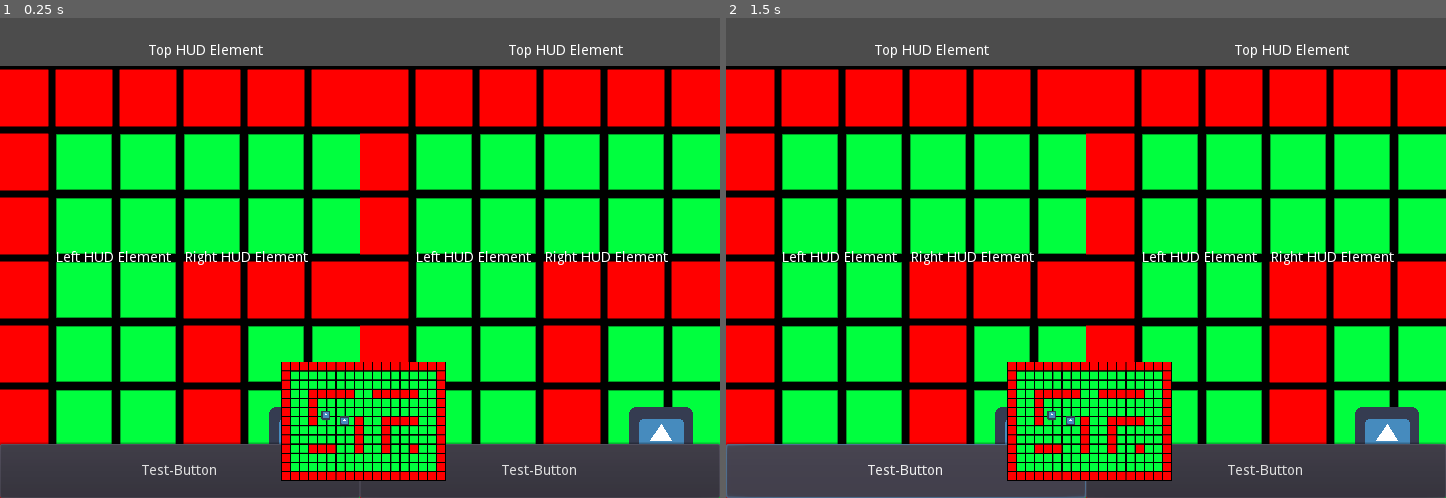
Above: before the commit, frames 1-2 (left to right).
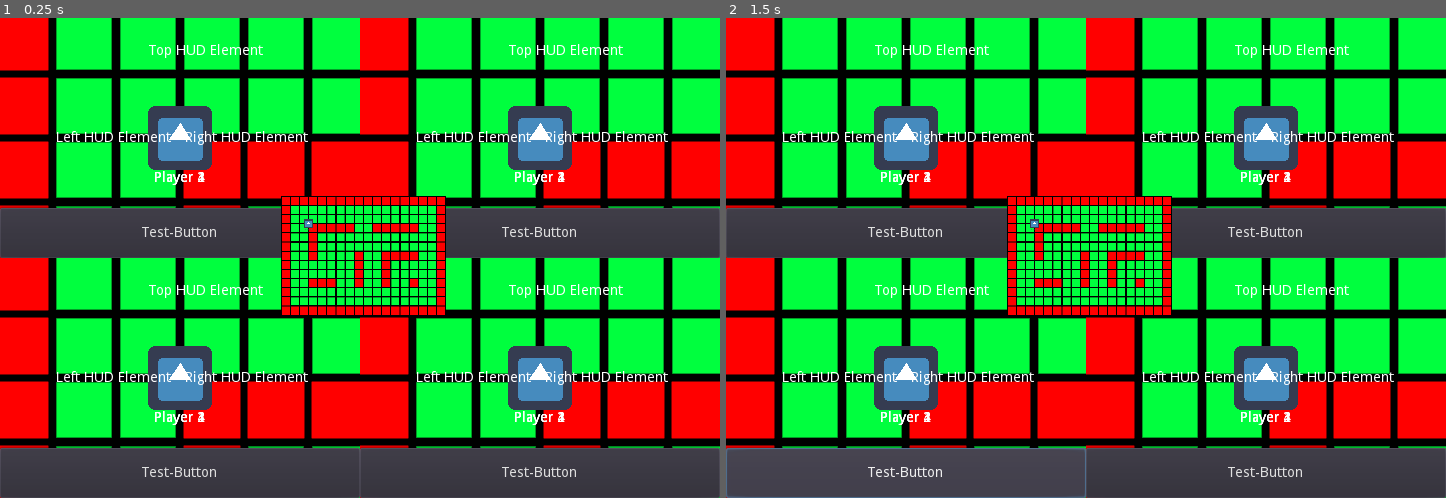
Above: after the commit, the same moments.

Repository: KingMalur/Godot-3.4.3_Getting-Started
Game: Godot game, scene res://Main.tscn
Same seed, same stepped clock (60 frames per second), same inputs: the game is played once before the commit and once after it. The engine's default icon, where the game draws it, is replaced by a stand-in: a white triangle on a blue panel in a dark square.
Inputs:
- Up to frame 1 (0.25 s): no input
- Up to frame 2 (1.5 s): click "Test-Button" at 0.5 s; click "Test-Button" at 1.25 s

The runs differ from the first frame. In frame 1, 65% of the frame differs, in the area x 0-100%, y 0-97%; in frame 2, 65%.

Commit message:
Finalize dynamic splitscreen
Works for up to 4 players but only because I was lazy and did not create
more inputs in the InputMap..

If the numbers of players are uneven the minimap gets set as the last
viewport.

Known problems:
  - Players cameras don't scale for window_size
  - Players > 4 can't move
  - Minimap camera doesn't scale
  - HUD doesn't scale

Diff:
--- /dev/null
+++ b/Tutorials/2D/Split Screen/Level.gd
@@ -0,0 +1,11 @@
+extends Node
+
+export (PackedScene) var player_scene
+
+
+func initialize(num_players):
+	for number in range(1, num_players + 1):
+		var player = player_scene.instance()
+		player.name = "Player%s" % number
+		player.id = number
+		add_child(player)
--- a/Tutorials/2D/Split Screen/Level.tscn
+++ b/Tutorials/2D/Split Screen/Level.tscn
@@ -1,8 +1,9 @@
-[gd_scene load_steps=5 format=2]
+[gd_scene load_steps=6 format=2]
 
 [ext_resource path="res://Player.tscn" type="PackedScene" id=1]
 [ext_resource path="res://grass.png" type="Texture" id=2]
 [ext_resource path="res://wall.png" type="Texture" id=3]
+[ext_resource path="res://Level.gd" type="Script" id=4]
 
 [sub_resource type="TileSet" id=1]
 0/name = "grass.png 0"
@@ -77,16 +78,10 @@
 4/z_index = 0
 
 [node name="Level" type="Node"]
+script = ExtResource( 4 )
+player_scene = ExtResource( 1 )
 
 [node name="TileMap" type="TileMap" parent="."]
 tile_set = SubResource( 1 )
 format = 1
 tile_data = PoolIntArray( -131075, 3, 0, -131074, 3, 0, -131073, 3, 0, -196608, 3, 0, -196607, 3, 0, -196606, 3, 0, -19 …(3116 unchanged characters)…
-
-[node name="Player1" parent="." instance=ExtResource( 1 )]
-position = Vector2( 121, 181 )
-player = 1
-
-[node name="Player2" parent="." instance=ExtResource( 1 )]
-position = Vector2( 252, 220 )
-player = 2
--- a/Tutorials/2D/Split Screen/Main.gd
+++ b/Tutorials/2D/Split Screen/Main.gd
@@ -1,52 +1,67 @@
 extends Node
+
+# Works for max 4 players right now since I only have 4 input profiles
+# If you do set it > 4 players with ids > 4 can't move..
+export var num_players: int
 
 export (PackedScene) var viewport_scene
 export (PackedScene) var level_scene
 
-onready var viewport1 = $SplitScreenContainer/ViewportContainer1/Viewport1
-onready var viewport2 = $SplitScreenContainer/ViewportContainer2/Viewport2
-onready var camera1 = $SplitScreenContainer/ViewportContainer1/Viewport1/Camera2D1
-onready var camera2 = $SplitScreenContainer/ViewportContainer2/Viewport2/Camera2D2
-onready var world = $SplitScreenContainer/ViewportContainer1/Viewport1/Level
-onready var button1 = $SplitScreenContainer/ViewportContainer1/Viewport1/UI
-onready var button2 = $SplitScreenContainer/ViewportContainer2/Viewport2/UI
+onready var viewport_container = $SplitScreenContainer
+onready var minimap = $MiniMap
 
-onready var viewport_container = $SplitScreenContainer
+var minimap_set = false
+
 
 func _ready():
-	var level_node
-	for number in [1, 2]:
-		var viewport = viewport_scene.instance()
-		var viewport_root = viewport.get_node("Viewport")
-
-		if number == 1:
-			var level = level_scene.instance()
-			viewport_root.add_child(level)
-			level_node = viewport_root
-			$MiniMap/Viewport.world_2d = viewport_root.world_2d
-		else:
-			viewport_root.world_2d = level_node.world_2d
-
-		var player = viewport_root.get_node("Player%s" % number)
-		var button = viewport.get_node("UI")
-		#button.player = number
-
-		viewport_container.add_child(viewport)
-
-	#button1.player_id = world.get_node("Player1").player
-	#button2.player_id = world.get_node("Player2").player
-
-	#camera1.target = world.get_node("Player1")
-	#camera2.target = world.get_node("Player2")
-	#set_camera_limits()
+	var viewports = {}
+	# Setup all viewports
+	for number in range(1, num_players + 1):
+		var viewport_obj = viewport_scene.instance()
+		var viewport = viewport_obj.get_node("Viewport")
+		viewports[number] = viewport
+		viewport_container.add_child(viewport_obj)
+	# Add Level to first viewport
+	var level = level_scene.instance()
+	level.initialize(num_players)
+	viewports[1].add_child(level)
+	# Set world of all viewports to firsts world
+	for number in range(2, num_players + 1):
+		viewports[number].world_2d = viewports[1].world_2d
+	$MiniMap/Viewport.world_2d = viewports[1].world_2d
+	# Set viewports camera to player based on id
+	for number in range(1, num_players + 1):
+		var camera = viewports[number].get_node("Camera2D")
+		camera.target = level.get_node("Player%s" % number)
+		set_camera_limits(level.get_node("TileMap"), camera)
+	# Set player numbers (ids)
+	for number in range(1, num_players + 1):
+		viewports[number].get_node("UI").initialize(number)
+	# Set grid columns to 1 if only one player plays
+	if num_players == 1:
+		viewport_container.columns = 1
 
 
-func set_camera_limits():
-	var tilemap = world.get_node("TileMap")
+func _process(_delta):
+	set_minimap_viewport()
+
+
+func set_minimap_viewport():
+	# Set MiniMap to last viewport if num_players uneven
+	if not minimap_set:
+		if num_players > 1 and num_players %2 == 1:
+			remove_child(minimap)
+			viewport_container.add_child(minimap)
+		elif num_players == 1:
+			# Just a simple hack to move it out of the middle of the screen
+			minimap.anchor_right = 1
+		minimap_set = true
+
+
+func set_camera_limits(tilemap, cam):
 	var map_limits = tilemap.get_used_rect()
 	var map_cellsize = tilemap.cell_size
-	for cam in [camera1, camera2]:
-		cam.limit_left = map_limits.position.x * map_cellsize.x
-		cam.limit_right = map_limits.end.x * map_cellsize.x
-		cam.limit_top = map_limits.position.y * map_cellsize.y
-		cam.limit_bottom = map_limits.end.y * map_cellsize.y
+	cam.limit_left = map_limits.position.x * map_cellsize.x
+	cam.limit_right = map_limits.end.x * map_cellsize.x
+	cam.limit_top = map_limits.position.y * map_cellsize.y
+	cam.limit_bottom = map_limits.end.y * map_cellsize.y
--- a/Tutorials/2D/Split Screen/Main.tscn
+++ b/Tutorials/2D/Split Screen/Main.tscn
@@ -6,6 +6,7 @@
 
 [node name="Main" type="Node"]
 script = ExtResource( 2 )
+num_players = 4
 viewport_scene = ExtResource( 5 )
 level_scene = ExtResource( 1 )
 
@@ -20,18 +21,19 @@
 
 [node name="MiniMap" type="ViewportContainer" parent="."]
 anchor_left = 0.5
-anchor_top = 1.0
+anchor_top = 0.5
 anchor_right = 0.5
-anchor_bottom = 1.0
-margin_left = -92.0
-margin_top = -149.0
-margin_right = 92.0
+anchor_bottom = 0.5
+margin_left = -100.0
+margin_top = -75.0
+margin_right = 100.0
+margin_bottom = 75.0
 size_flags_horizontal = 3
 size_flags_vertical = 3
 stretch = true
 
 [node name="Viewport" type="Viewport" parent="MiniMap"]
-size = Vector2( 184, 149 )
+size = Vector2( 200, 150 )
 transparent_bg = true
 handle_input_locally = false
 render_target_update_mode = 3
--- a/Tutorials/2D/Split Screen/Player.gd
+++ b/Tutorials/2D/Split Screen/Player.gd
@@ -7,32 +7,45 @@
 var move_up = "p%s_move_up"
 var move_down = "p%s_move_down"
 
-enum Player_Selection { P1 = 1, P2 = 2}
-export (Player_Selection) var player
+var has_move_right = false
+var has_move_left = false
+var has_move_up = false
+var has_move_down = false
+
+var id = 0
 
 
 func assign_controls():
-	move_right %= player
-	move_left %= player
-	move_up %= player
-	move_down %= player
+	move_right %= id
+	move_left %= id
+	move_up %= id
+	move_down %= id
+
+	if InputMap.get_actions().has(move_right):
+		has_move_right = true
+	if InputMap.get_actions().has(move_left):
+		has_move_left = true
+	if InputMap.get_actions().has(move_up):
+		has_move_up = true
+	if InputMap.get_actions().has(move_down):
+		has_move_down = true
 
 
 func _ready():
 	assign_controls()
-	$Label.text %= player
-	print ("Player %s" %player + " ready!")
+	$Label.text %= id
+	print ("Player %s" %id + " ready!")
 
 
 func _process(delta):
 	var dir = Vector2.ZERO
-	if Input.is_action_pressed(move_right):
+	if has_move_right and Input.is_action_pressed(move_right):
 		dir.x = 1
-	if Input.is_action_pressed(move_left):
+	if has_move_left and Input.is_action_pressed(move_left):
 		dir.x = -1
-	if Input.is_action_pressed(move_up):
+	if has_move_up and Input.is_action_pressed(move_up):
 		dir.y = -1
-	if Input.is_action_pressed(move_down):
+	if has_move_down and Input.is_action_pressed(move_down):
 		dir.y = 1
 
 	position += dir.normalized() * speed * delta
--- a/Tutorials/2D/Split Screen/Sprite.gd
+++ /dev/null
@@ -1,13 +0,0 @@
-extends Sprite
-
-var speed = 200
-var dir = Vector2.RIGHT
-
-func _process(delta):
-	if position.x > get_viewport().size.x:
-		dir = Vector2.LEFT
-	elif position.x < 0:
-		dir = Vector2.RIGHT
-
-	var velocity = speed * dir
-	position += velocity * delta
--- a/Tutorials/2D/Split Screen/UI.gd
+++ b/Tutorials/2D/Split Screen/UI.gd
@@ -3,7 +3,9 @@
 var player_id = 0
 
 
-func _ready():
+func initialize(id):
+	player_id = id
+	#warning-ignore:return_value_discarded
 	$CanvasLayer_UI/Button.connect("button_up", self, "_on_Button_button_up")
 
 
--- a/Tutorials/2D/Split Screen/UI.tscn
+++ b/Tutorials/2D/Split Screen/UI.tscn
@@ -49,5 +49,5 @@
 anchor_top = 1.0
 anchor_right = 1.0
 anchor_bottom = 1.0
-margin_top = -54.0
+margin_top = -50.0
 text = "Test-Button"
--- a/Tutorials/2D/Split Screen/Viewport.tscn
+++ /dev/null
@@ -1,28 +0,0 @@
-[gd_scene load_steps=3 format=2]
-
-[ext_resource path="res://icon.png" type="Texture" id=1]
-[ext_resource path="res://Sprite.gd" type="Script" id=2]
-
-[node name="Viewport" type="Node"]
-
-[node name="Sprite" type="Sprite" parent="."]
-position = Vector2( 82, 130 )
-texture = ExtResource( 1 )
-script = ExtResource( 2 )
-
-[node name="ViewportContainer" type="ViewportContainer" parent="."]
-modulate = Color( 0.0313726, 1, 0, 1 )
-margin_left = 521.0
-margin_top = 304.0
-margin_right = 721.0
-margin_bottom = 479.0
-
-[node name="Viewport" type="Viewport" parent="ViewportContainer"]
-size = Vector2( 200, 175 )
-handle_input_locally = false
-render_target_update_mode = 3
-
-[node name="Sprite" type="Sprite" parent="ViewportContainer/Viewport"]
-position = Vector2( 50, 50 )
-texture = ExtResource( 1 )
-script = ExtResource( 2 )
--- a/Tutorials/2D/Split Screen/project.godot
+++ b/Tutorials/2D/Split Screen/project.godot
@@ -61,6 +61,46 @@
 "events": [ Object(InputEventKey,"resource_local_to_scene":false,"resource_name":"","device":0,"alt":false,"shift":false,"control":false,"meta":false,"command":false,"pressed":false,"scancode":16777234,"physical_scancode":0,"unicode":0,"echo":false,"script":null)
  ]
 }
+p3_move_right={
+"deadzone": 0.5,
+"events": [ Object(InputEventKey,"resource_local_to_scene":false,"resource_name":"","device":0,"alt":false,"shift":false,"control":false,"meta":false,"command":false,"pressed":false,"scancode":72,"physical_scancode":0,"unicode":0,"echo":false,"script":null)
+ ]
+}
+p3_move_left={
+"deadzone": 0.5,
+"events": [ Object(InputEventKey,"resource_local_to_scene":false,"resource_name":"","device":0,"alt":false,"shift":false,"control":false,"meta":false,"command":false,"pressed":false,"scancode":70,"physical_scancode":0,"unicode":0,"echo":false,"script":null)
+ ]
+}
+p3_move_up={
+"deadzone": 0.5,
+"events": [ Object(InputEventKey,"resource_local_to_scene":false,"resource_name":"","device":0,"alt":false,"shift":false,"control":false,"meta":false,"command":false,"pressed":false,"scancode":84,"physical_scancode":0,"unicode":0,"echo":false,"script":null)
+ ]
+}
+p3_move_down={
+"deadzone": 0.5,
+"events": [ Object(InputEventKey,"resource_local_to_scene":false,"resource_name":"","device":0,"alt":false,"shift":false,"control":false,"meta":false,"command":false,"pressed":false,"scancode":71,"physical_scancode":0,"unicode":0,"echo":false,"script":null)
+ ]
+}
+p4_move_right={
+"deadzone": 0.5,
+"events": [ Object(InputEventKey,"resource_local_to_scene":false,"resource_name":"","device":0,"alt":false,"shift":false,"control":false,"meta":false,"command":false,"pressed":false,"scancode":76,"physical_scancode":0,"unicode":0,"echo":false,"script":null)
+ ]
+}
+p4_move_left={
+"deadzone": 0.5,
+"events": [ Object(InputEventKey,"resource_local_to_scene":false,"resource_name":"","device":0,"alt":false,"shift":false,"control":false,"meta":false,"command":false,"pressed":false,"scancode":74,"physical_scancode":0,"unicode":0,"echo":false,"script":null)
+ ]
+}
+p4_move_up={
+"deadzone": 0.5,
+"events": [ Object(InputEventKey,"resource_local_to_scene":false,"resource_name":"","device":0,"alt":false,"shift":false,"control":false,"meta":false,"command":false,"pressed":false,"scancode":73,"physical_scancode":0,"unicode":0,"echo":false,"script":null)
+ ]
+}
+p4_move_down={
+"deadzone": 0.5,
+"events": [ Object(InputEventKey,"resource_local_to_scene":false,"resource_name":"","device":0,"alt":false,"shift":false,"control":false,"meta":false,"command":false,"pressed":false,"scancode":75,"physical_scancode":0,"unicode":0,"echo":false,"script":null)
+ ]
+}
 
 [physics]
 
